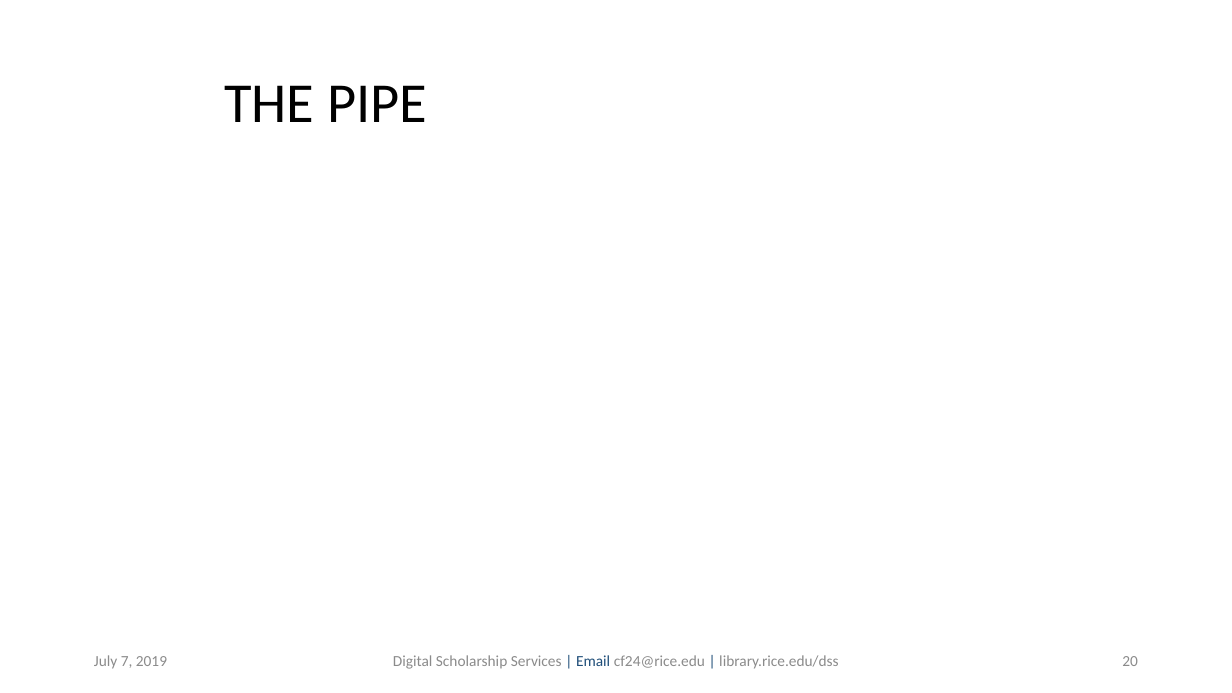
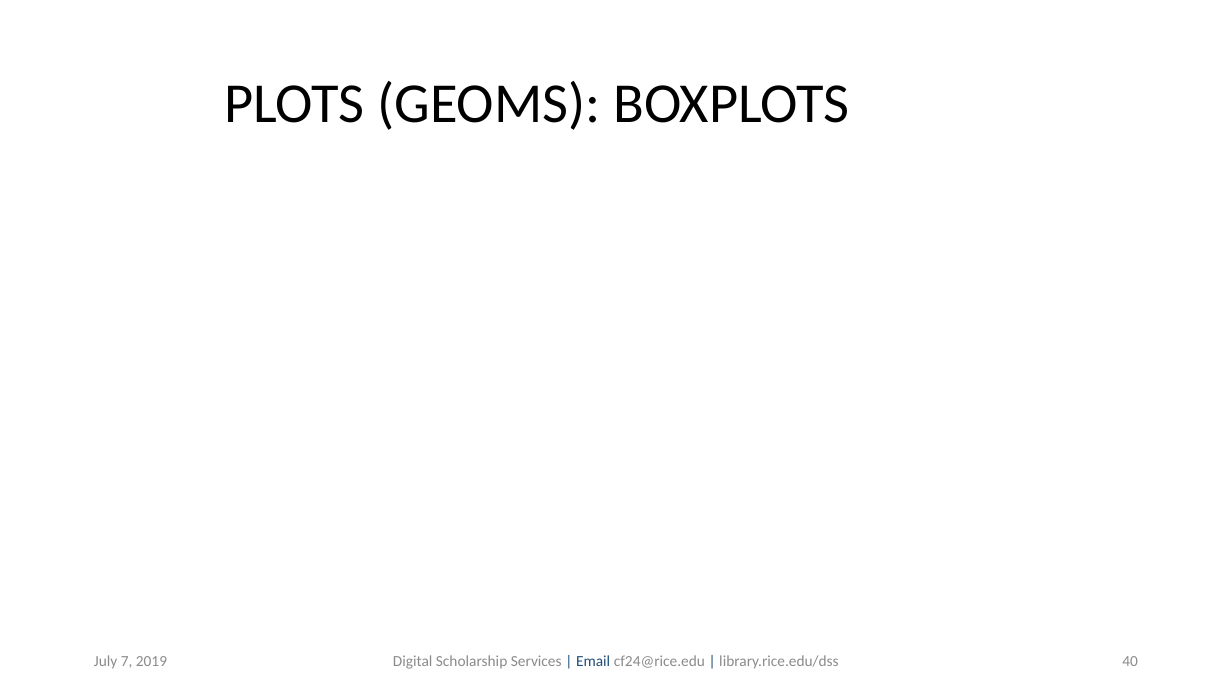
Before and after one commit to bakitybacon/rice-data-and-donuts, a slide deck: slide 40 of Rviz/R Visualization and Data Manipulation.pptx (slide 20 before the commit). Drawn at 1232x693 pixels with LibreOffice and Linux fonts; fonts in the diff are those of the drawing; background and template pictures are left out. Boxes give left, top, right and bottom in pixels: in the first picture for what was removed or moved away, otherwise in the second. Text is boxed around its words. In the diff, an @@ line names an element or a change of style, - is before the commit and + after.

```diff
--- a/Rviz/R Visualization and Data Manipulation.pptx
+++ b/Rviz/R Visualization and Data Manipulation.pptx
@@ title at [224,81,849,130]: text changed @@
-THE PIPE
+PLOTS (GEOMS): BOXPLOTS
@@ page number at [1122,656,1138,666]: text changed @@
-20
+40
```
Also in this commit, not shown: 10 other slides changed, 16 slides added, 1 other file.
